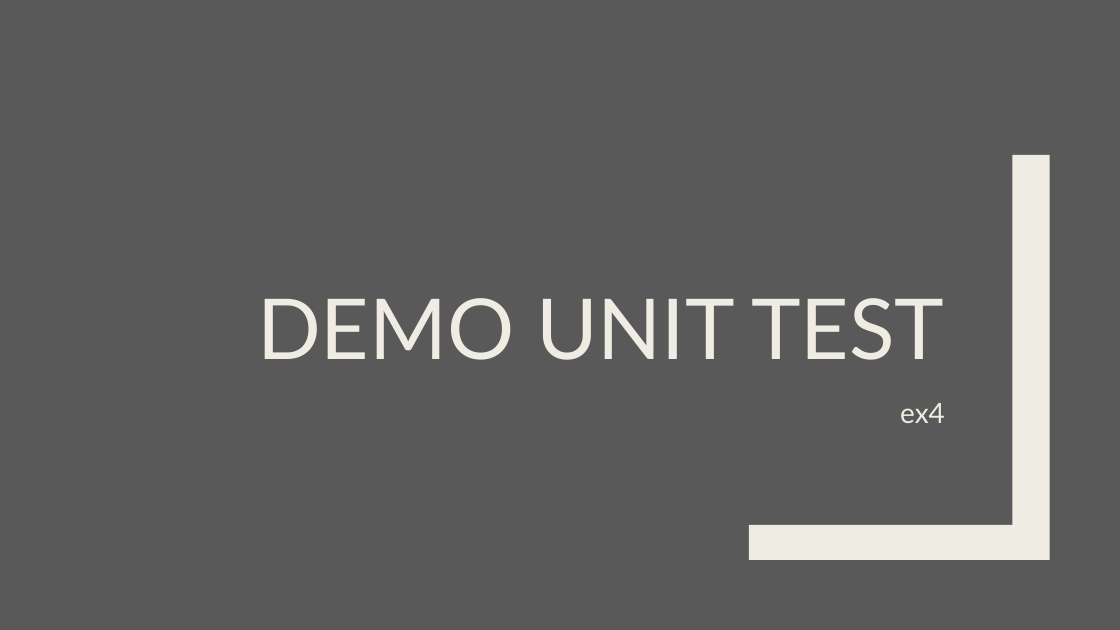
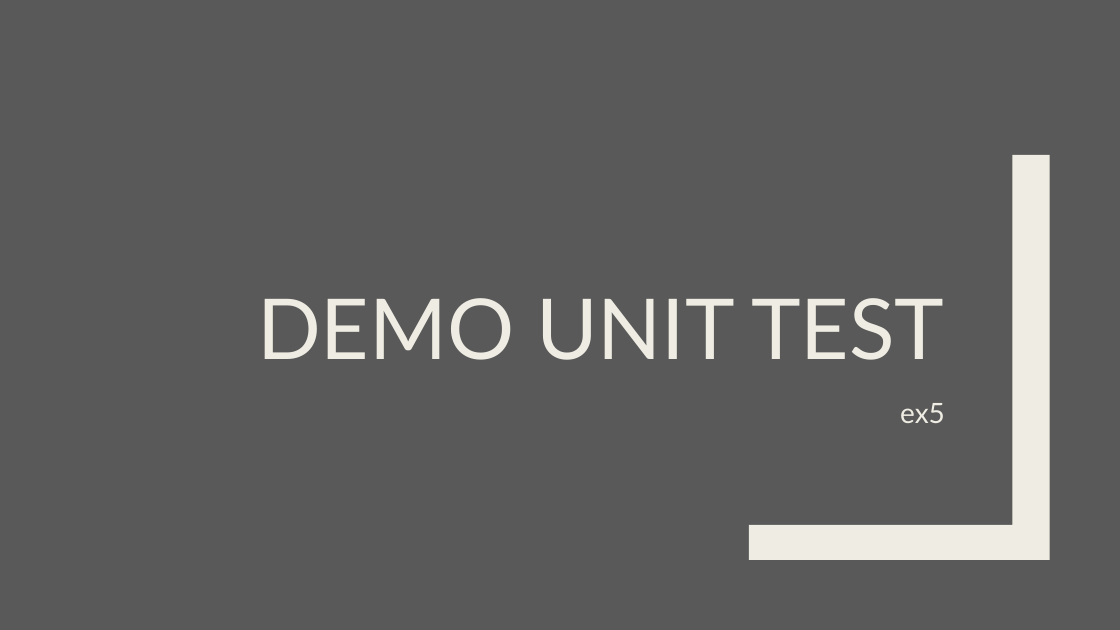
Before and after one commit to pkyurkchiev/mean-stack, a slide deck: slide 29 of presentations/nodeJS.pptx. Drawn at 1120x630 pixels with LibreOffice and Linux fonts; fonts in the diff are those of the drawing. Boxes give left, top, right and bottom in pixels: in the first picture for what was removed or moved away, otherwise in the second. Text is boxed around its words. In the diff, an @@ line names an element or a change of style, - is before the commit and + after.

```diff
--- a/presentations/nodeJS.pptx
+++ b/presentations/nodeJS.pptx
@@ text at (900,403,945,423): text changed @@
-ex4
+ex5
```
Also in this commit, not shown: 2 other slides changed, 20 other files.
